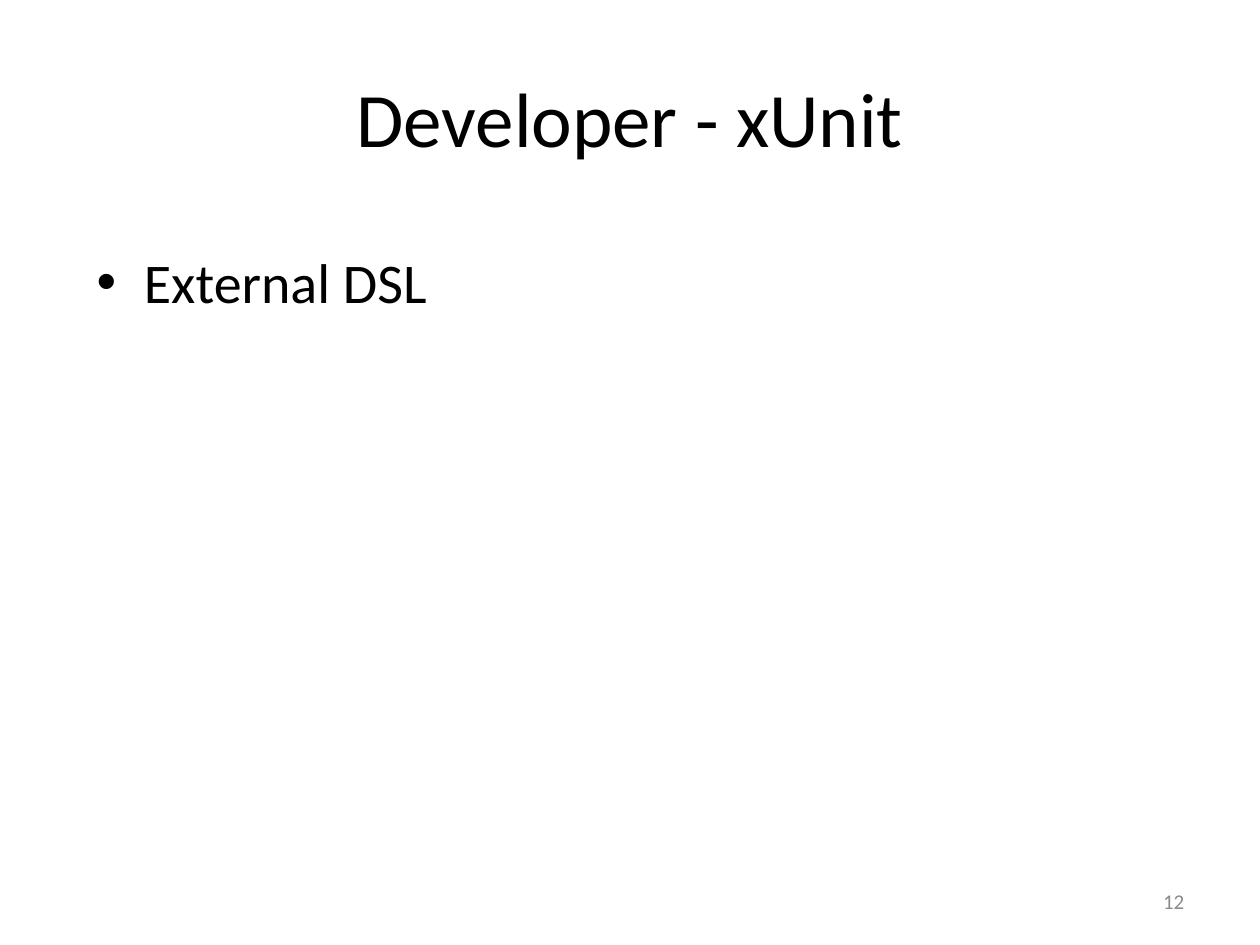
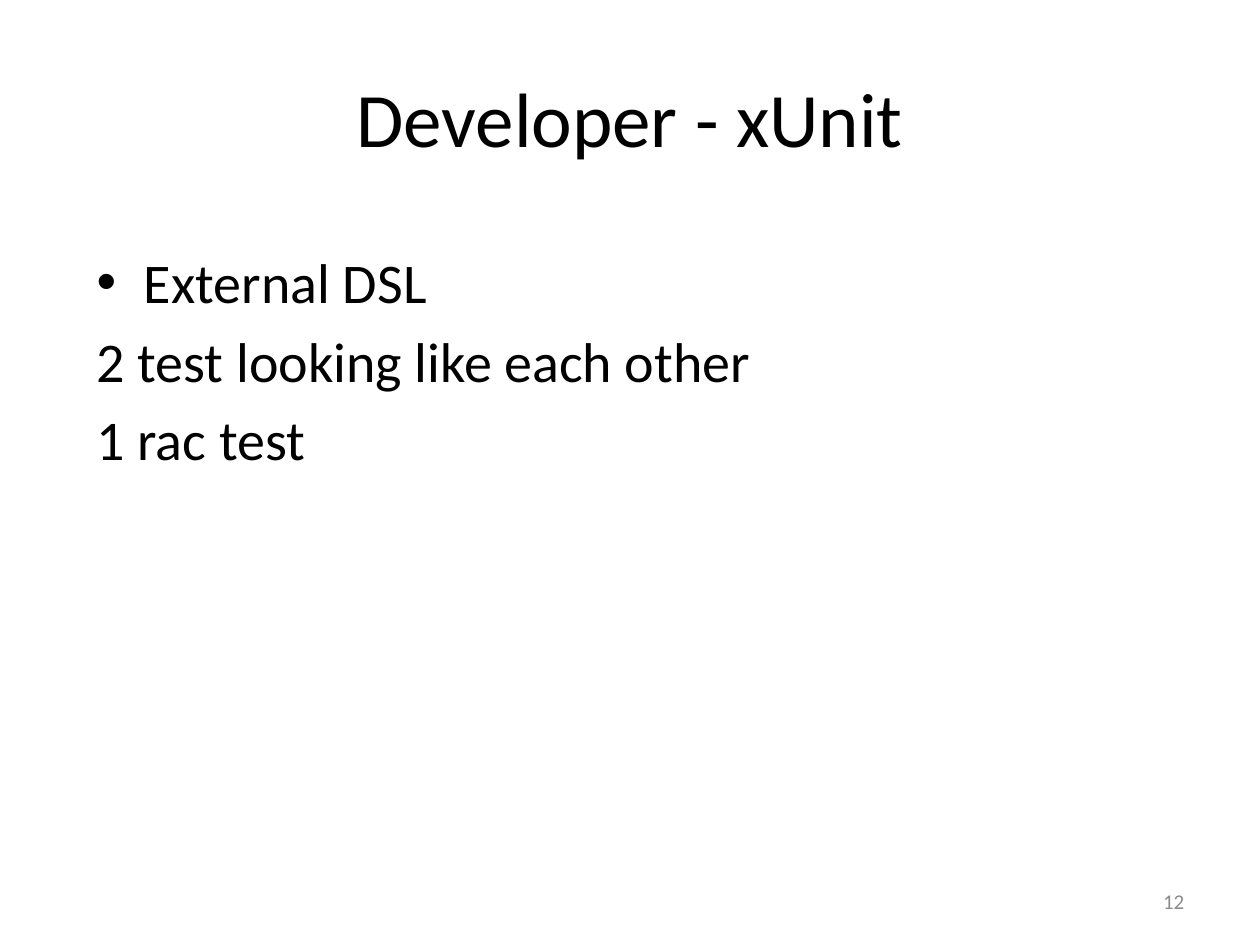
Before and after one commit to msuarz/portfolio, a slide deck: slide 12 of agile2011/presentation.pptx. Drawn at 1260x945 pixels with LibreOffice and Linux fonts; fonts in the diff are those of the drawing. Boxes give left, top, right and bottom in pixels: in the first picture for what was removed or moved away, otherwise in the second. Text is boxed around its words. In the diff, an @@ line names an element or a change of style, - is before the commit and + after.

```diff
--- a/agile2011/presentation.pptx
+++ b/agile2011/presentation.pptx
@@ text at (97, 343, 750, 461): paragraphs added @@
+2 test looking like each other
+1 rac test
```
Also in this commit, not shown: 12 other slides changed, 1 slide added, 2 slides removed, 1 other file.
